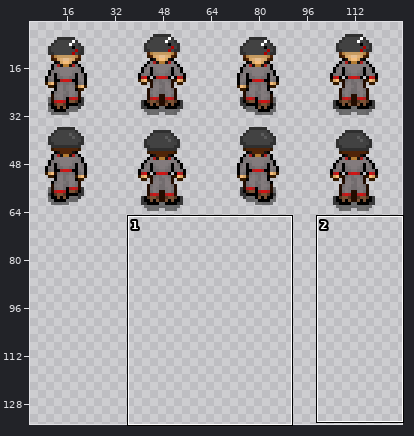
Sprite sheet -- Art_and_Story/sprites/MeleeGuard/meleeguard_sheet.png. The picture above shows the old version from afar; the outline marks the close-up.
Close-up. Old version:
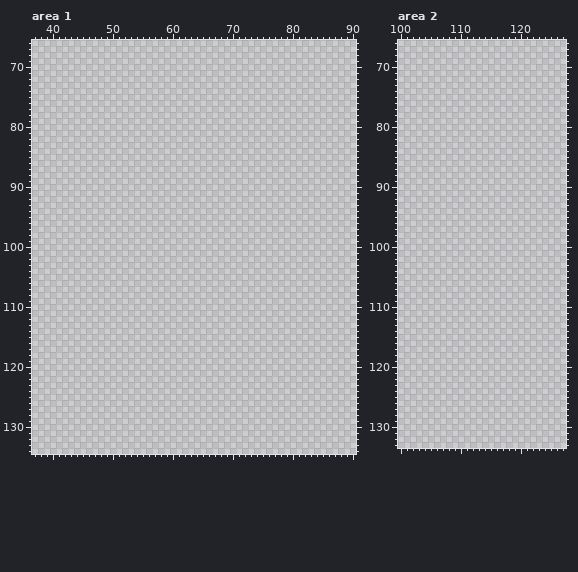
The file is 160x384 pixels. Pixels under 10% opacity are left out. Colours within 5 levels of each other are drawn and written as one. Shown: area 1: x 37..90, y 66..134; area 2: x 100..127, y 66..133. The wide view leaves out empty margins. The commit also changed other parts of the picture, which this record leaves out.
The result:
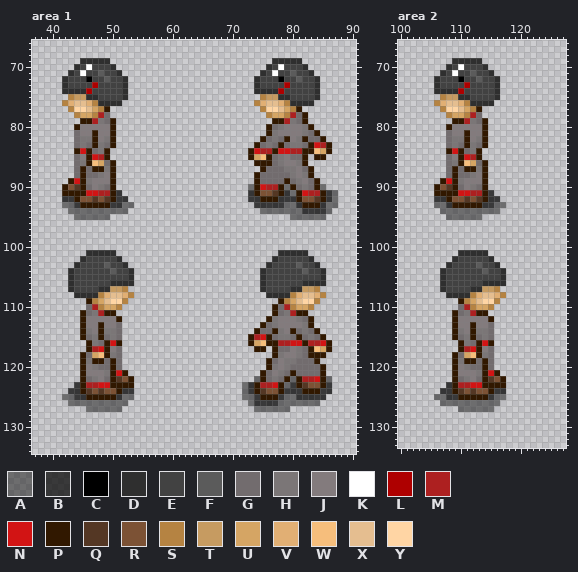
Palette (. is transparent): A #00000078  B #000000b8  C #000000  D #2f2f2f  E #424242  F #5b5b5b  G #726c6e  H #7b7677  J #837b7d  K #ffffff  L #ae0000  M #ad2020  N #d21414  P #311800  Q #543724  R #7c5235  S #b58342  T #c69b61  U #d5a564  V #e1af74  W #f6be7c  X #e5be90  Y #ffd5a4
Change:
Changed rows in their new state; - is an unchanged pixel.
Area 1:
first column x 42:
 69 ---DDDDD---------------------------DDDDD------
 70 --DEKEEED-------------------------DEKEEED-----
 71 -DEKEEFEED-----------------------DEKEEFEED----
 72 DEEECEEFEED---------------------DEEECEEFEED---
 73 DEEEELEEEED---------------------DEEEELEEEED---
 74 DDDDLEEEEED---------------------DDDDLEEEEED---
 75 -STTDDEEEED----------------------STTDDEEEED---
 76 SVXXVSDDDD----------------------SVXXVSDDDD----
 77 -SYYXUSP-------------------------SYYXUSP------
 78 --SUUSMG--------------------------SUUSMGP-----
 79 ---PPMHGP--------------------------PPMHGP-----
 80 --PJJJJJP-------------------------PGHJJJHP----
 81 --GJJPJJP-------------------------PHJJJJHGP---
 82 --GHHPJHP------------------------PGHGPJHPGGP--
 83 --GHGPHGP-----------------------PGHGPGHHGPNMP-
 84 --PNPGHP-----------------------PNMMPNNMMPPWUP-
 85 --GJPNMP-----------------------PUWPGHJGGP-PP--
 86 --GHPWUGP-----------------------PPPGHJJHP-----
 87 --GPGPPHP------------------------PGGGHHJGP----
 88 --GPGGHJP-----------------------PGGGGGHJHP----
 89 -PNPHJJJP-----------------------PGGGGPGHJGP---
 90 PRQPGJHGP----------------------APNMMPAPGHGPA--
 91 PPPPNNMMPB---------------------BPRRQPBAPNMMPBA
 92 BBPRRQRQPBB--------------------BBPPPBBBPRRQPBA
 93 AABPPPPPBBAA--------------------BBBBBAABPPPBAA
 94 -AAAAAAAAAA----------------------AAAAAAABBBBA-
 95 --AAAAAA------------------------------AAAAAA--
first column x 42:
101 ----DDDDD---------------------------DDDDD----
102 ---DEEEEED-------------------------DEEEEED---
103 --DEEEEFEED-----------------------DEEEEFEED--
104 -DEEEEEEFEED---------------------DEEEEEEFEED-
105 -DEEEEEEEEED---------------------DEEEEEEEEED-
106 -DEEEEEEDDDD---------------------DEEEEEEDDDD-
107 -DEEEEDDTTS----------------------DEEEEDDTTS--
108 --DDDDSVXXVS----------------------DDDDSVXXVS-
109 ----PSUXYYS-------------------------PSUXYYS--
110 ----GMSUUS-------------------------PGMSUUS---
111 ---PGHMPP--------------------------PGHMPP----
112 ---PJJJJJP------------------------PHJJJHGP---
113 ---PJJPJJG-----------------------PGHJJJJHP---
114 ---PHJPHHG----------------------PGGPHJPGHGP--
115 ---PGHPGHG---------------------PMNPGHHGPGHGP-
116 ----PHGPNP---------------------PUWPPMMNNPMMNP
117 ----PMNPJG----------------------PP-PGGJHGPWUP
118 ---PGUWPHG-------------------------PHJJHGPPP-
119 ---PHPPGPG------------------------PGJHHGGGP--
120 ---PJHGGPG------------------------PHJHGGGGGP-
121 ---PJJJHPNP----------------------PGJHGPGGGGP-
122 ---PGHJGPQRP--------------------APGHGPAPMMNPA
123 --BPMMNNPPPP------------------ABPMMNPABPQRRPB
124 -BBPQRQRRPBB------------------ABPQRRPBBBPPPBB
125 AABBPPPPPBAA------------------AABPPPBAABBBBB-
126 -AAAAAAAAAA--------------------ABBBBAAAAAAA--
127 ----AAAAAA----------------------AAAAAA-------
Area 2:
first column x 106:
 69 ---DDDDD----
 70 --DEKEEED---
 71 -DEKEEFEED--
 72 DEEECEEFEED-
 73 DEEEELEEEED-
 74 DDDDLEEEEED-
 75 -STTDDEEEED-
 76 SVXXVSDDDD--
 77 -SYYXUSP----
 78 --SUUSMG----
 79 ---PPMHGP---
 80 --PJJJJJP---
 81 --GJJPJJP---
 82 --GHHPJHP---
 83 --GHGPHGP---
 84 --PNPGHP----
 85 --GJPNMP----
 86 --GHPWUGP---
 87 --GPGPPHP---
 88 --GPGGHJP---
 89 -PNPHJJJP---
 90 PRQPGJHGP---
 91 PPPPNNMMPB--
 92 BBPRRQRQPBB-
 93 AABPPPPPBBAA
 94 -AAAAAAAAAA-
 95 --AAAAAA----
first column x 106:
101 ----DDDDD---
102 ---DEEEEED--
103 --DEEEEFEED-
104 -DEEEEEEFEED
105 -DEEEEEEEEED
106 -DEEEEEEDDDD
107 -DEEEEDDTTS-
108 --DDDDSVXXVS
109 ----PSUXYYS-
110 ----GMSUUS--
111 ---PGHMPP---
112 ---PJJJJJP--
113 ---PJJPJJG--
114 ---PHJPHHG--
115 ---PGHPGHG--
116 ----PHGPNP--
117 ----PMNPJG--
118 ---PGUWPHG--
119 ---PHPPGPG--
120 ---PJHGGPG--
121 ---PJJJHPNP-
122 ---PGHJGPQRP
123 --BPMMNNPPPP
124 -BBPQRQRRPBB
125 AABBPPPPPBAA
126 -AAAAAAAAAA-
127 ----AAAAAA--
